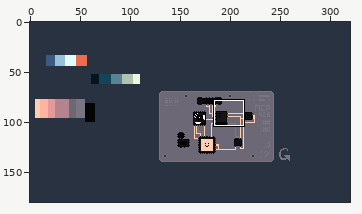
Two states of a pixel-art file, Assets/Resources/graphics/main prototype.aseprite. The picture above shows the old version from afar; the outline marks the close-up.
Close-up. Old version:
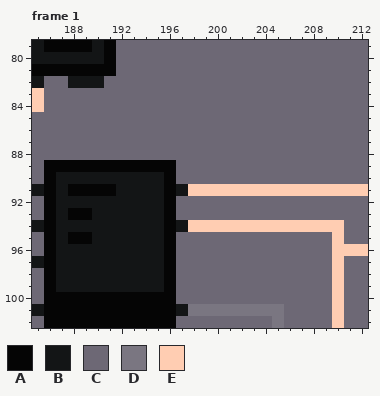
320x180 pixels, 2 frames. Colours within 5 levels of each other are drawn and written as one. Shown: frame 1: x 185..212, y 79..102.
Visible layers, top first: "composants", "deco", "grid" opacity 9%, "pcb", "palettes", "bg".
Palette (. is transparent): A #050505  B #131516  C #6d6875  D #7a7681  E #ffcdb2
Pixels before, frame 1, first column x 185:
 79 BAAAABACCCCCCCCCCCCCCCCCCCCC
 80 BBBBBBACCCCCCCCCCCCCCCCCCCCC
 81 AAAAAAACCCCCCCCCCCCCCCCCCCCC
 82 BCCBBBCCCCCCCCCCCCCCCCCCCCCC
 83 ECCCCCCCCCCCCCCCCCCCCCCCCCCC
 84 ECCCCCCCCCCCCCCCCCCCCCCCCCCC
 85 CCCCCCCCCCCCCCCCCCCCCCCCCCCC
 86 CCCCCCCCCCCCCCCCCCCCCCCCCCCC
 87 CCCCCCCCCCCCCCCCCCCCCCCCCCCC
 88 CCCCCCCCCCCCCCCCCCCCCCCCCCCC
 89 CAAAAAAAAAAACCCCCCCCCCCCCCCC
 90 CABBBBBBBBBACCCCCCCCCCCCCCCC
 91 BABAAAABBBBABEEEEEEEEEEEEEEE
 92 CABBBBBBBBBACCCCCCCCCCCCCCCC
 93 CABAABBBBBBACCCCCCCCCCCCCCCC
 94 BABBBBBBBBBABEEEEEEEEEEEEECC
 95 CABAABBBBBBACCCCCCCCCCCCCECC
 96 CABBBBBBBBBACCCCCCCCCCCCCEEE
 97 BABBBBBBBBBACCCCCCCCCCCCCECC
 98 CABBBBBBBBBACCCCCCCCCCCCCECC
 99 CABBBBBBBBBACCCCCCCCCCCCCECC
100 CAAAAAAAAAAACCCCCCCCCCCCCECC
101 BAAAAAAAAAAABDDDDDDDDCCCCECC
102 CAAAAAAAAAAACCCCCCCCDCCCCECC
The result:
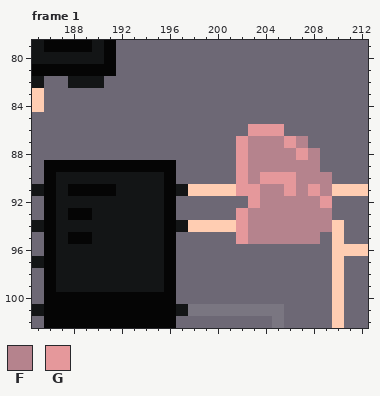
Colours new in this view: F #b5838d  G #e5989b
Author's note on the commit: (#12) started rock
From old to new:
layer "rock" added
Frame 1, layer "rock":
Colour C gives way to colour F in row 87 at x 203 to 205 and 207; in row 88 at x 203 to 206 and 208; in row 89 at x 203 to 208; in row 90 at x 203 and 207 to 209; in row 92 at x 204 to 208; in row 93 at x 203 to 209.
Colour C gives way to colour F in row 95 at x 203 to 208.
Colour E gives way to colour F in row 91 at x 204 to 205, 207 and 209; in row 94 at x 203 to 209.
Colour C gives way to colour G in row 86 at x 203 to 205; in row 87 at x 202 and 206; in row 88 at x 202 and 207; in row 89 at x 202; in row 90 at x 202 and 204 to 206; in row 92 at x 203 and 209.
Colour C gives way to colour G in row 93 at x 202; in row 95 at x 202.
Colour E gives way to colour G in row 91 at x 202 to 203, 206 and 208; in row 94 at x 202.
